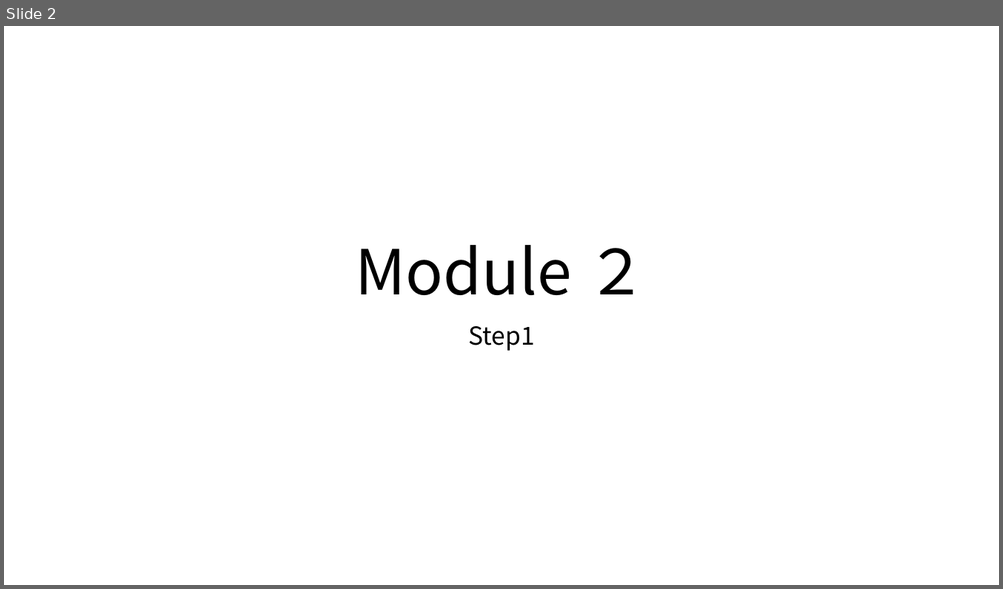
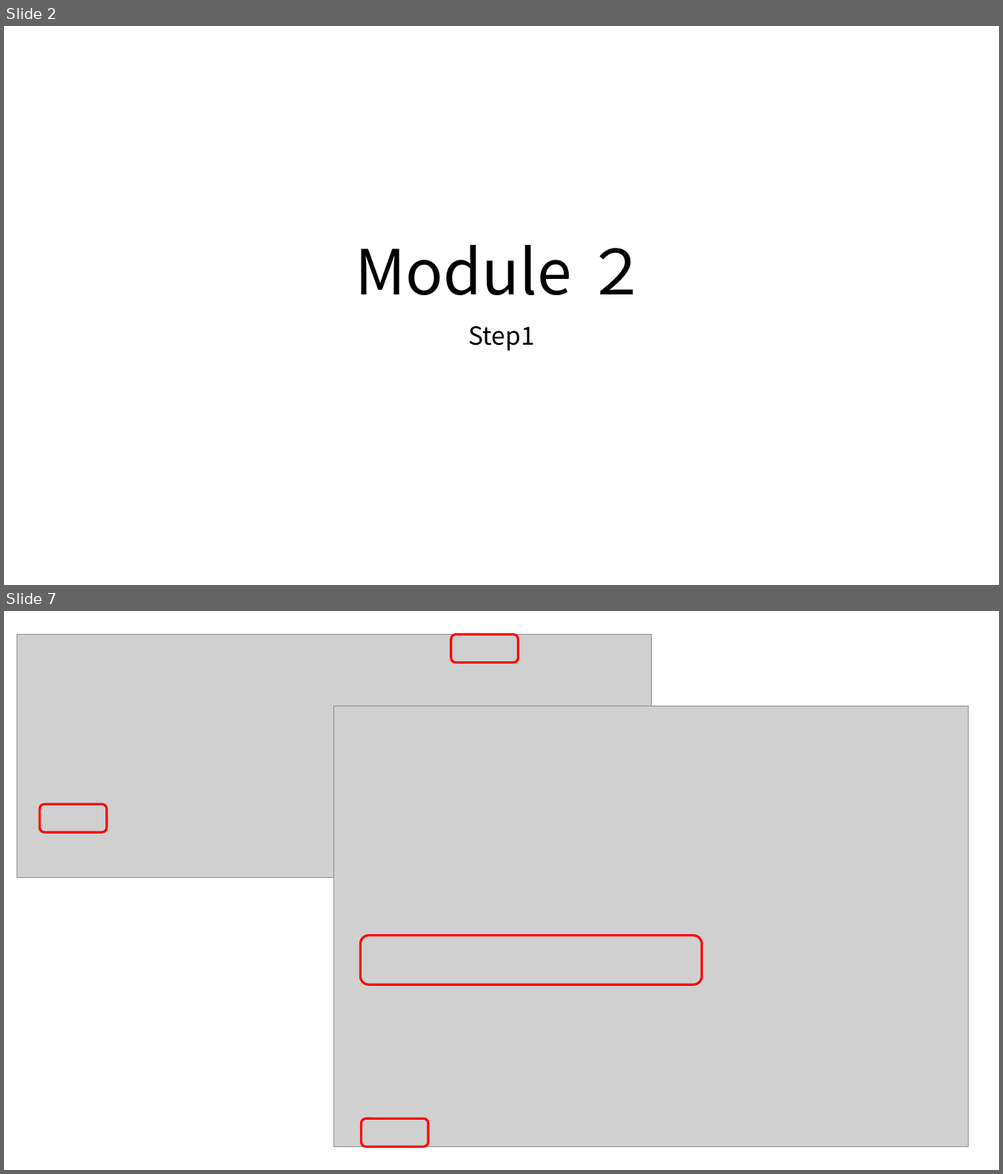
Before and after one commit to ayuina/fusion-dev-sample, a slide deck: docs/images/figures02.pptx. Shown one above the other, each under a label of ours: slide 2 before the commit, slides 2 and 7 after it; the slides between them are not shown. The pictures are 1003x589 and 1003x1174 pixels, drawn with LibreOffice and Linux fonts; fonts in the diff are those of the drawing; grey boxes stand for pictures. Boxes give left, top, right and bottom in pixels: in the first picture for what was removed or moved away, otherwise in the second. Text is boxed around its words. In the diff, an @@ line names an element or a change of style, - is before the commit and + after.

```diff
--- a/docs/images/figures02.pptx
+++ b/docs/images/figures02.pptx
@@ slide 7 added at [4,611,999,1170], background #FFFFFF @@
@@ picture added at [17,634,651,878] @@
@@ rounded rectangle added at [451,634,518,663], outline #FF0000 2.25 pt @@
@@ picture added at [334,706,968,1147] @@
@@ rounded rectangle added at [40,804,107,832], outline #FF0000 2.25 pt @@
@@ rounded rectangle added at [361,936,702,985], outline #FF0000 2.25 pt @@
@@ rounded rectangle added at [361,1119,429,1147], outline #FF0000 2.25 pt @@
```
Also in this commit, not shown: 7 other slides added, 8 other files.
